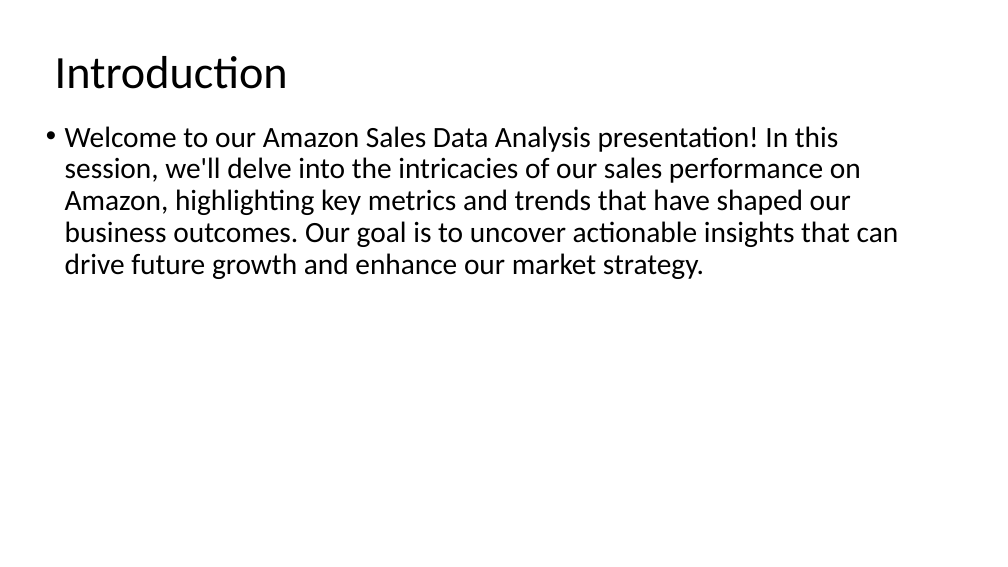
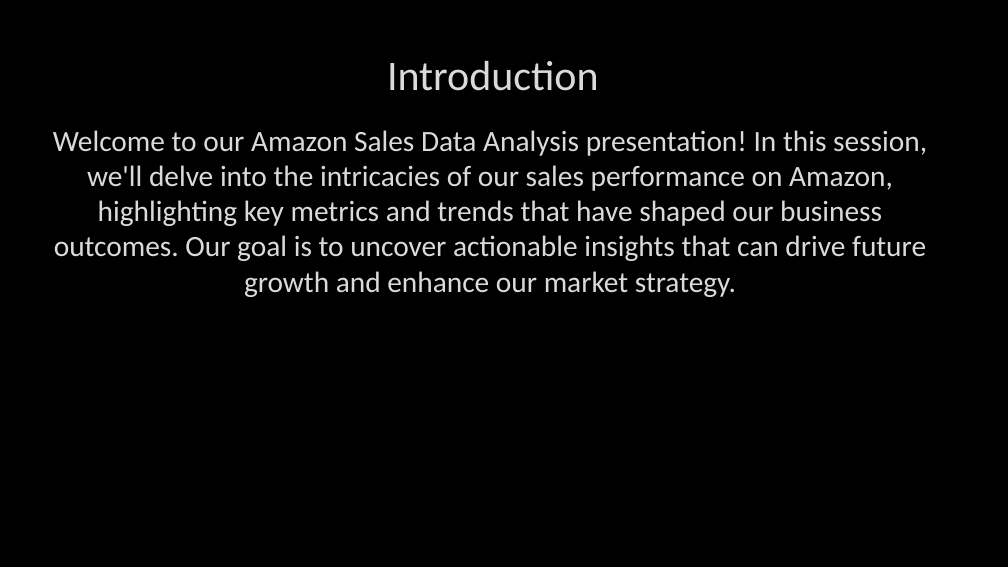
Before and after one commit to saikrishnatandasi/amazon-innobyte, a slide deck: slide 3 of Amazon Sales Analysis.pptx. Drawn at 1008x567 pixels with LibreOffice and Linux fonts; fonts in the diff are those of the drawing; background and template pictures are left out. Boxes give left, top, right and bottom in pixels: in the first picture for what was removed or moved away, otherwise in the second. Text is boxed around its words. In the diff, an @@ line names an element or a change of style, - is before the commit and + after.

```diff
--- a/Amazon Sales Analysis.pptx
+++ b/Amazon Sales Analysis.pptx
@@ background #FFFFFF to picture (left out) @@
@@ title "Introduction" at box(387, 61, 599, 91): size 44 to 40 pt, text colour #000000 to #DADADA, letter outline none to #404040 0.75 pt; alignment left to centre; line spacing 0.9 to 1 @@
@@ text "Welcome to our Amazon Sales ..." at box(53, 130, 927, 297): text colour #000000 to #DADADA, letter outline none to #404040 0.75 pt; alignment left to centre; bullet • to none; line spacing 0.9 to 1; more space between paragraphs @@
```
Also in this commit, not shown: 15 other slides changed, 2 slides added, 1 other file.
